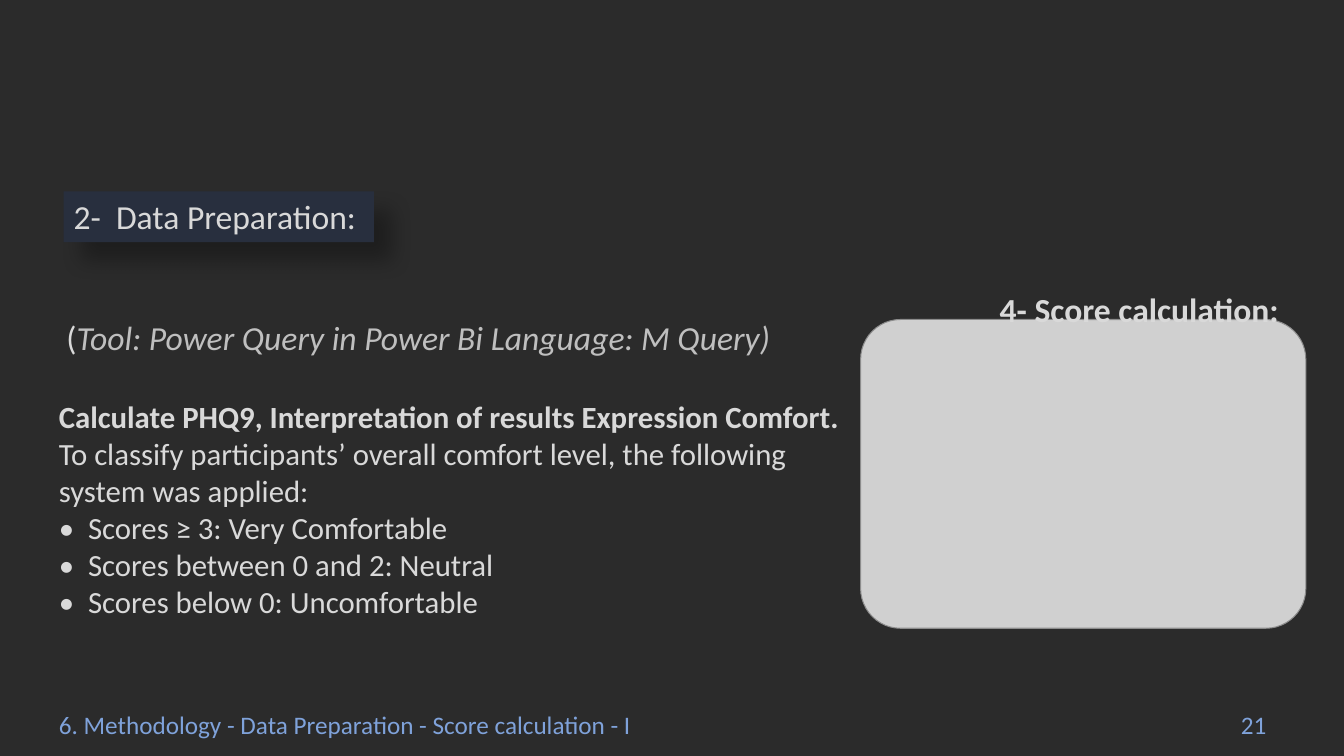
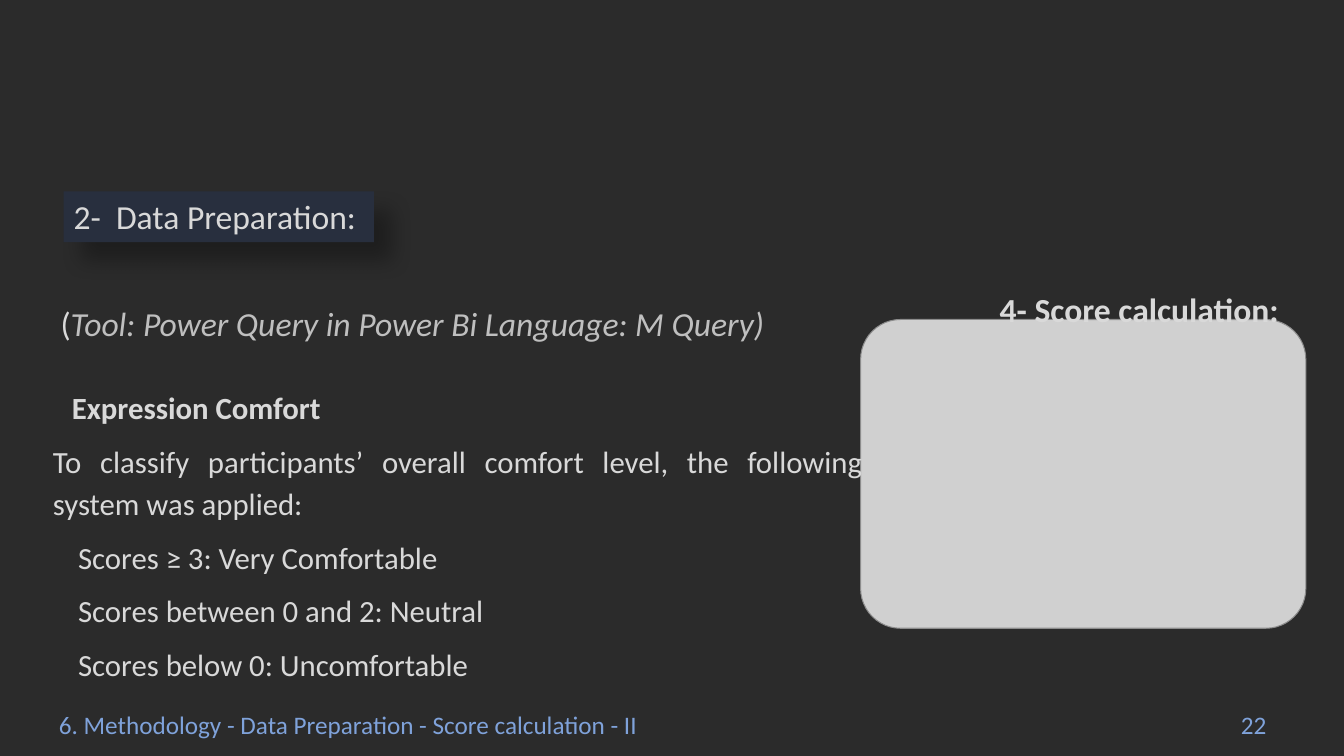
Before and after one commit to Abdelrahmen-Elashry/Mental-Health-Analysis, a slide deck: slide 25 of Statsphere.pptx (slide 21 before the commit). Drawn at 1344x756 pixels with LibreOffice and Linux fonts; fonts in the diff are those of the drawing; grey boxes stand for pictures; background and template pictures are left out; a plain dark background stands for a picture behind light text. Boxes give left, top, right and bottom in pixels: in the first picture for what was removed or moved away, otherwise in the second. Text is boxed around its words. In the diff, an @@ line names an element or a change of style, - is before the commit and + after.

```diff
--- a/Statsphere.pptx
+++ b/Statsphere.pptx
@@ text "(Tool: Power Query in Power ...": place and size @@
-text "(Tool: Power Query in Power ..." at (59,325,838,613)
+text "(Tool: Power Query in Power ..." at (53,311,862,676)
@@ text at (72,397,321,424): text changed @@
-Calculate PHQ9, Interpretation of results Expression Comfort.
+Expression Comfort
@@ text at (53,447,862,520): alignment left to justified; line spacing 1 to 1.15; more space between paragraphs @@
@@ text at (78,547,483,676): text changed @@
-• Scores ≥ 3: Very Comfortable
-• Scores between 0 and 2: Neutral
-• Scores below 0: Uncomfortable
+Scores ≥ 3: Very Comfortable
+Scores between 0 and 2: Neutral
+Scores below 0: Uncomfortable
@@ text at (59,716,637,739): text changed @@
-6. Methodology - Data Preparation - Score calculation - I
+6. Methodology - Data Preparation - Score calculation - II
@@ text at (1241,717,1267,734): text changed @@
-21
+22
```
Also in this commit, not shown: 14 other slides changed, 3 slides added.
